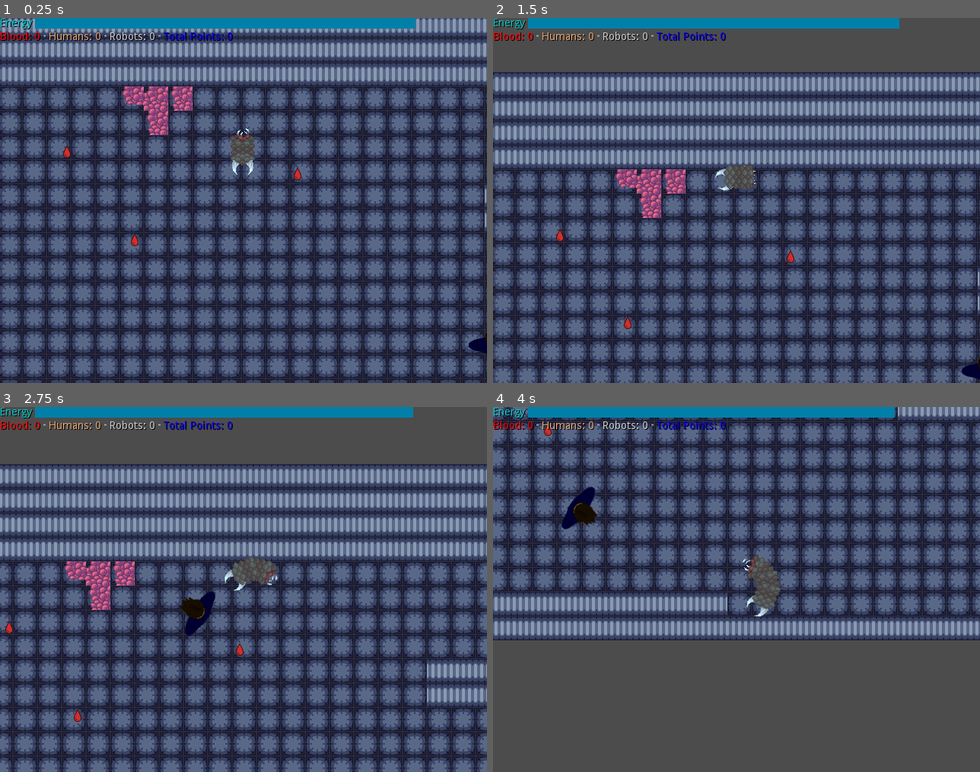
Above: before the commit, frames 1-4 (two rows, left to right).
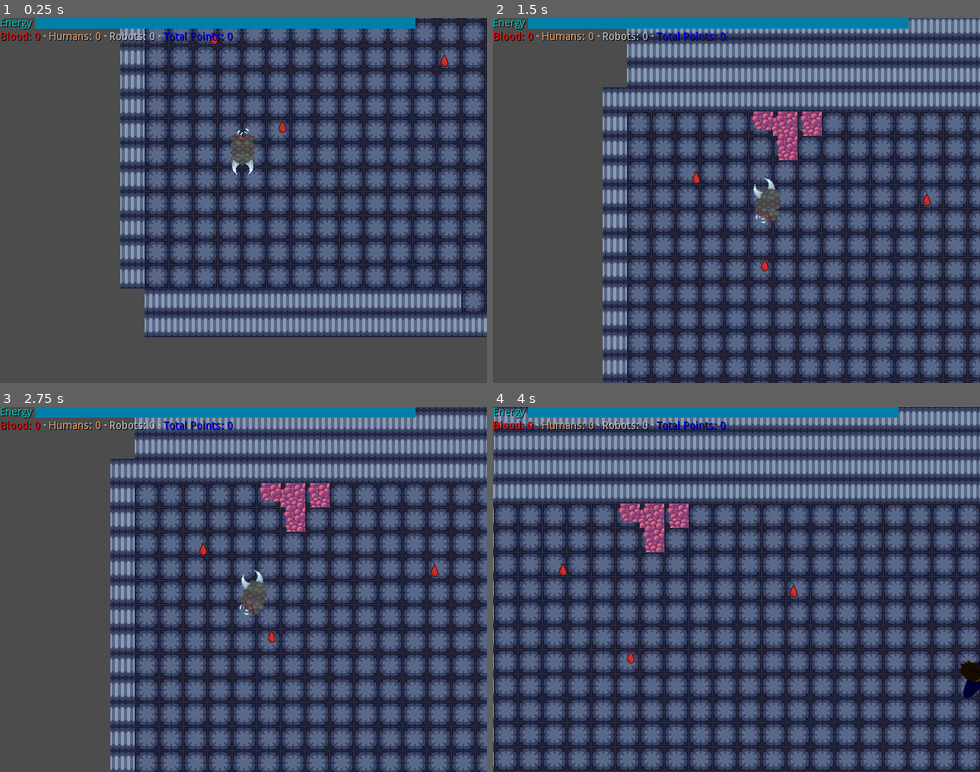
Above: after the commit, the same moments.

Repository: Ridote/LudumDare20180811RunningOutOfSpace
Game: Godot game, scene res://Entities/Main.tscn
The game is run twice, just before and just after one commit, with the same random seed, the same clock (stepped at 60 frames per second) and the same inputs.
Inputs:
- Up to frame 1 (0.25 s): no input
- Up to frame 2 (1.5 s): hold Right (ui_right) 0.53-1.28 s; tap Space (ui_select) at 0.6, 0.77, 1.07 s; hold Down (ui_down) from 1.28 s (still down); tap G at 1.35 s
- Up to frame 3 (2.75 s): tap Space (ui_select) at 1.52, 1.55, 1.82, 2.1 s; release Down (ui_down) at 2.03 s; hold Right (ui_right) from 2.03 s (still down)
- Up to frame 4 (4 s): release Right (ui_right) at 2.78 s; hold Up (ui_up) 2.78-3.53 s; tap G at 2.85 s; tap Space (ui_select) at 3.02, 3.05, 3.32, 3.6, 3.77 s; hold Left (ui_left) from 3.53 s (still down)

The runs differ from the first frame. In frame 1, 80% of the frame differs, in the area x 0-100%, y 0-100%; in frame 2, 82%; in frame 3, 70%; in frame 4, 86%.

Commit message:
Death implemented
Pause implemented

Diff:
--- a/Entities/Enemies/Enemy.gd
+++ b/Entities/Enemies/Enemy.gd
@@ -4,7 +4,7 @@
 var speed = 1
 var speedRunning = 10
 
-
+var distance2Player = 0
 func _ready():
 	pass
 
@@ -12,8 +12,9 @@
 	move()
 
 func think():
-	var distance2Player = self.global_position.distance_to(get_parent().get_node("Player").get_node("Mouth").global_position);
-	print("distance2Player: ", distance2Player)
+
+	if(get_parent().get_node("Player").get_node("Mouth") != null):
+		distance2Player = self.global_position.distance_to(get_parent().get_node("Player").get_node("Mouth").global_position);
 	if distance2Player < 300 && !playerSpotted:
 		playerSpotted = true
 		$Calm.start()
@@ -63,3 +64,5 @@
 			return "wall"
 		_:
 			return "nothing"
+func die():
+	queue_free()
--- a/Entities/Enemies/Enemy.tscn
+++ b/Entities/Enemies/Enemy.tscn
@@ -54,15 +54,16 @@
 radius = 17.8395
 height = 34.9713
 
-[node name="Enemy" type="KinematicBody2D" index="0"]
-
+[node name="Enemy" type="KinematicBody2D"]
+
+pause_mode = 1
 position = Vector2( 296.406, 244.985 )
 input_pickable = false
 collision_layer = 16
 collision_mask = 15
 collision/safe_margin = 0.08
 script = ExtResource( 1 )
-_sections_unfolded = [ "Collision" ]
+_sections_unfolded = [ "Collision", "Pause" ]
 
 [node name="Sprite" type="Sprite" parent="." index="0"]
 
@@ -142,7 +143,7 @@
 [node name="Brain" type="Timer" parent="." index="7"]
 
 process_mode = 1
-wait_time = 0.2
+wait_time = 0.5
 one_shot = false
 autostart = true
 
--- /dev/null
+++ b/Entities/Main.gd
@@ -0,0 +1,14 @@
+extends Node2D
+
+# class member variables go here, for example:
+# var a = 2
+# var b = "textvar"
+
+func _ready():
+	# Called when the node is added to the scene for the first time.
+	# Initialization here
+	pass
+
+func _process(delta):
+	if(Input.is_action_just_pressed("ui_select")):
+		get_tree().paused = !get_tree().paused
--- a/Entities/Main.tscn
+++ b/Entities/Main.tscn
@@ -1,19 +1,25 @@
-[gd_scene load_steps=4 format=2]
+[gd_scene load_steps=5 format=2]
 
-[ext_resource path="res://Maps/Map01.tscn" type="PackedScene" id=1]
-[ext_resource path="res://Entities/Player/Player.tscn" type="PackedScene" id=2]
-[ext_resource path="res://Entities/Enemies/Enemy.tscn" type="PackedScene" id=3]
+[ext_resource path="res://Entities/Main.gd" type="Script" id=1]
+[ext_resource path="res://Maps/Map01.tscn" type="PackedScene" id=2]
+[ext_resource path="res://Entities/Player/Player.tscn" type="PackedScene" id=3]
+[ext_resource path="res://Entities/Enemies/Enemy.tscn" type="PackedScene" id=4]
 
 [node name="Main" type="Node2D"]
 
-[node name="Map1" parent="." index="0" instance=ExtResource( 1 )]
+pause_mode = 2
+script = ExtResource( 1 )
+_sections_unfolded = [ "Pause" ]
+
+[node name="Map1" parent="." index="0" instance=ExtResource( 2 )]
 
 position = Vector2( 1, -1 )
+_sections_unfolded = [ "Pause" ]
 
-[node name="Player" parent="." index="1" instance=ExtResource( 2 )]
+[node name="Player" parent="." index="1" instance=ExtResource( 3 )]
 
-position = Vector2( 324.122, 304.479 )
+position = Vector2( 130.793, 453.703 )
 
-[node name="Enemy" parent="." index="2" instance=ExtResource( 3 )]
+[node name="Enemy" parent="." index="2" instance=ExtResource( 4 )]
 
 position = Vector2( 653.646, 481.637 )
--- a/Entities/Player/Head.gd
+++ b/Entities/Player/Head.gd
@@ -38,6 +38,12 @@
 		previous.updateBody()
 
 
-func _on_Head_area_entered(area):
-	#player.die()
-	print("Collision")
+func _on_Head_body_entered(body):
+	#This means that something crushed into our body
+	if(body.get_name() == "Enemy" || body.get_name() == "Sentry"):
+		player.die()
+
+func die():
+	if(next != null):
+		next.die()
+	queue_free()
--- a/Entities/Player/Head.tscn
+++ b/Entities/Player/Head.tscn
@@ -8,7 +8,7 @@
 custom_solver_bias = 0.0
 extents = Vector2( 16, 8.87271 )
 
-[node name="Head" type="Area2D"]
+[node name="Head" type="Area2D" index="0"]
 
 input_pickable = true
 gravity_vec = Vector2( 0, 1 )
@@ -20,7 +20,7 @@
 audio_bus_override = false
 audio_bus_name = "Master"
 script = ExtResource( 1 )
-_sections_unfolded = [ "Collision" ]
+_sections_unfolded = [ "Audio Bus", "Collision" ]
 
 [node name="Shape" type="CollisionShape2D" parent="." index="0"]
 
@@ -33,4 +33,4 @@
 vframes = 3
 _sections_unfolded = [ "Animation" ]
 
-[connection signal="area_entered" from="." to="." method="_on_Head_area_entered"]
+[connection signal="body_entered" from="." to="." method="_on_Head_body_entered"]
--- a/Entities/Player/Mouth.gd
+++ b/Entities/Player/Mouth.gd
@@ -16,3 +16,6 @@
 
 	previousPosition[2] = global_position
 	previousRotation[2] = rotation
+
+func die():
+	queue_free()
--- a/Entities/Player/Player.gd
+++ b/Entities/Player/Player.gd
@@ -29,6 +29,7 @@
 
 #Code control
 var tired = false
+var dead = false
 
 func _ready():
 	$Mouth/Mouth/MouthAnimation.get_animation("Mouth").set_loop(true)
@@ -40,6 +41,8 @@
 	$Tail.setBodies(self, $Body, null)
 
 func _physics_process(delta):
+	if dead:
+		return
 	#Keyboard input update
 	get_input()
 	#Regarding the angle we get the normalised speed (adjusted to one, cause we will increase it depending on the speed)
@@ -74,6 +77,16 @@
 
 	#If we collide either we lost or we ate something
 	var collisionObject = $Mouth.move_and_collide(vel)
+	if(collisionObject != null):
+		var enemyType = collisionObject.get_collider()
+		if(enemyType.get_name() == "Enemy"):
+			enemyType.die()
+			eatHuman()
+		elif(enemyType.get_name() == "Sentry"):
+			enemyType.die()
+			eatRobot()
+		elif(enemyType.get_name() == "CollisionLayer"):
+			die()
 
 	updateBody()
 
@@ -125,5 +138,6 @@
 	return blood + 2*robots + 4*humans
 
 func die():
-	print("Die not implemented yet")
-	queue_free()
+	$Head.die()
+	$Mouth.die()
+	dead = true
--- a/Entities/Player/Player.tscn
+++ b/Entities/Player/Player.tscn
@@ -9,8 +9,9 @@
 
 [node name="Player" type="Node2D"]
 
+pause_mode = 1
 script = ExtResource( 1 )
-_sections_unfolded = [ "Collision" ]
+_sections_unfolded = [ "Collision", "Pause" ]
 
 [node name="GUI" parent="." index="0" instance=ExtResource( 2 )]
 
@@ -54,7 +55,7 @@
 [node name="Head" parent="." index="3" instance=ExtResource( 4 )]
 
 position = Vector2( -0.0944672, -24.7507 )
-_sections_unfolded = [ "Collision", "Transform" ]
+_sections_unfolded = [ "Audio Bus", "Collision", "Transform" ]
 
 [node name="Body" parent="." index="4" instance=ExtResource( 5 )]
 
